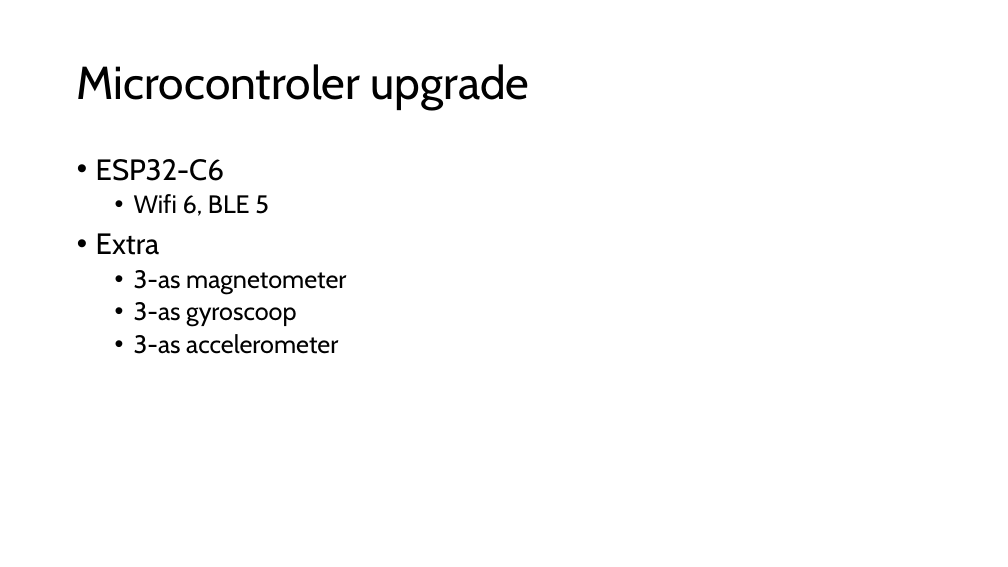
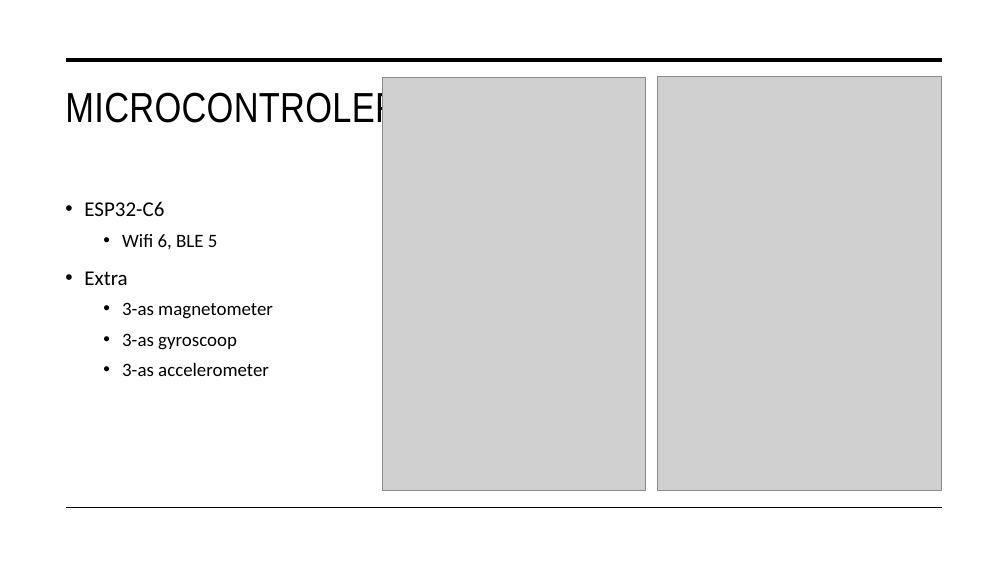
Before and after one commit to Stan-debakker/grap-6TWEA, a slide deck: slide 5 of school/eindpresentatie.pptx. Drawn at 1008x567 pixels with LibreOffice and Linux fonts; fonts in the diff are those of the drawing; grey boxes stand for pictures. Boxes give left, top, right and bottom in pixels: in the first picture for what was removed or moved away, otherwise in the second. Text is boxed around its words. In the diff, an @@ line names an element or a change of style, - is before the commit and + after.

```diff
--- a/school/eindpresentatie.pptx
+++ b/school/eindpresentatie.pptx
@@ title "MICROCONTROLER UPGRADE" at (65, 87, 399, 129): vertical alignment middle to top @@
@@ title at (65, 87, 399, 129): text changed; size 44 to 40 pt; font Cabin to Arial Narrow @@
-Microcontroler upgrade
+MICROCONTROLER UPGRADE
@@ line added from (67, 60) to (942, 60), #000000 3.5 pt @@
@@ picture added at (383, 77, 646, 491) @@
@@ picture added at (657, 77, 941, 491) @@
@@ text "ESP32-C6": place and size @@
-text "ESP32-C6" at (96, 159, 346, 354)
+text "ESP32-C6" at (84, 201, 273, 376)
@@ text "ESP32-C6" at (84, 201, 273, 376): size 28 to 20 pt in "ESP32-C6", "Extra"; font Cabin to Calibri; size 24 to 18 pt in "Wifi 6, BLE 5", "3-as magnetometer", "3-as gyroscoop", "3-as accelerometer"; line spacing 0.9 to 1.1 @@
@@ line added from (67, 508) to (942, 508), #000000 1 pt @@
```
Also in this commit, not shown: 7 other slides changed, 1 slide added, 1 slide removed, 2 other files.
